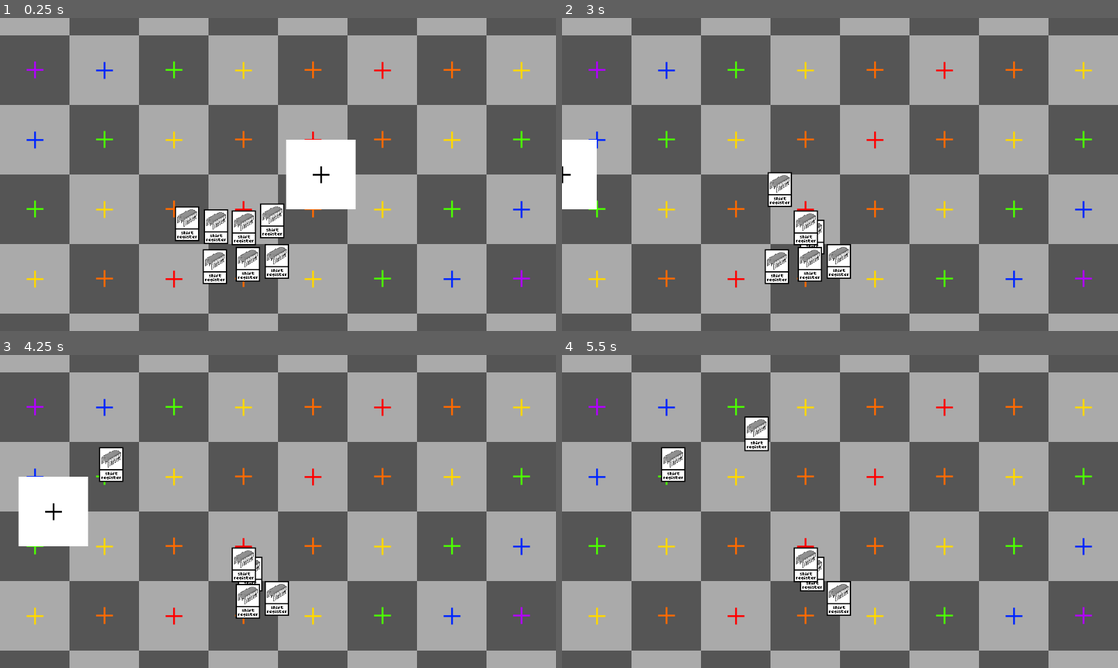
Above: before the commit, frames 1-4 (two rows, left to right).
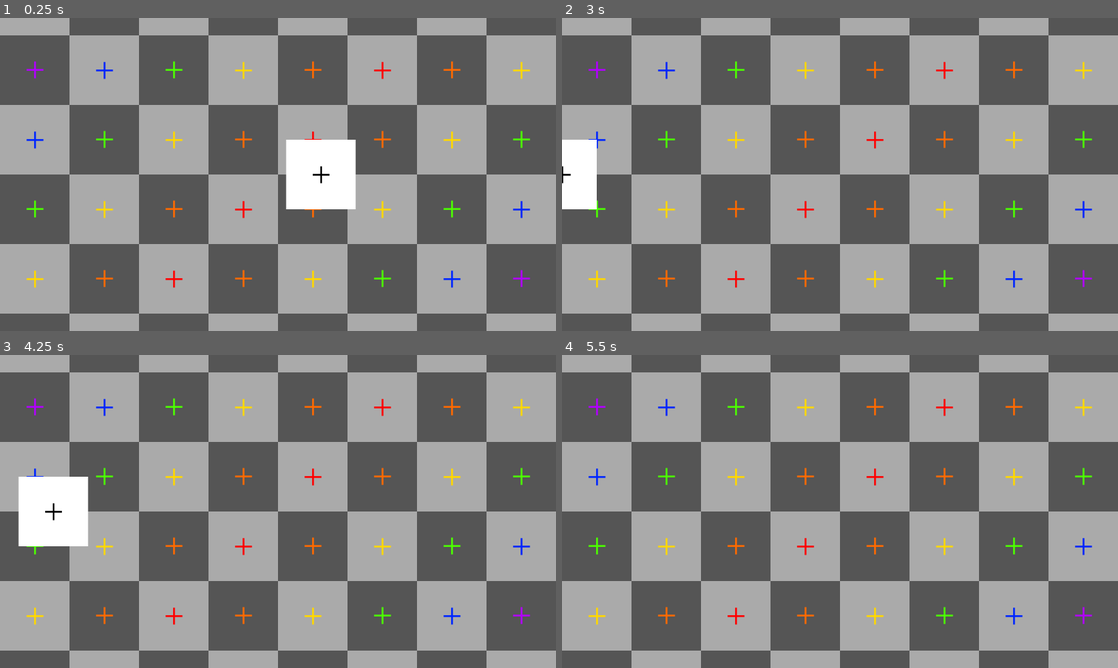
Above: after the commit, the same moments.

Repository: NobleMetalLabs/the-genesis-gambit
Game: Godot game, scene res://scn/tests/test.tscn
Same seed, same stepped clock (60 frames per second), same inputs: the game is played once before the commit and once after it.
Inputs (mouse positions are in pixels of both pictures, inside the frame that each line leads up to):
- Up to frame 1 (0.25 s): no input
- Up to frame 2 (3 s): tap Enter at 0.5 s; drag from (751, 224) to (840, 262) at 0.52 s; drag from (778, 227) to (812, 237) at 1.27 s; tap Space at 2 s; move the mouse to (806, 227) at 2.02 s; tap Ctrl at 2.1 s; click (806, 227) at 2.17 s; drag from (834, 221) to (673, 127) at 2.77 s
- Up to frame 3 (4.25 s): drag from (216, 602) to (111, 464) at 3.52 s
- Up to frame 4 (5.5 s): drag from (812, 602) to (756, 433) at 4.27 s; move the mouse to (840, 599) at 5.02 s; hold Shift from 5.03 s (still down); click (840, 599) at 5.17 s

The runs differ from the first frame. In frame 1, 3.2% of the frame differs, in the area x 31-52%, y 59-86%; in frame 2, 2.4%; in frame 3, 2.0%; in frame 4, 2.1%.
Error before the commit: Invalid assignment of property or key 'texture' with value of type 'Nil' on a base object of type 'Nil'. (res://src/CardInstance.gd:23)

Commit message:
Refine GDScript settings and fix existing scripts

Diff:
--- a/project.godot
+++ b/project.godot
@@ -19,7 +19,6 @@
 [debug]
 
 gdscript/warnings/untyped_declaration=2
-gdscript/warnings/return_value_discarded=1
 gdscript/warnings/integer_division=0
 
 [display]
--- a/scn/tests/Thing.gd
+++ b/scn/tests/Thing.gd
@@ -1,8 +1,8 @@
 extends Sprite2D
 
 # Called when the node enters the scene tree for the first time.
-func _ready():
-	var tween = get_tree().create_tween()
+func _ready() -> void:
+	var tween : Tween = get_tree().create_tween()
 	tween.set_ease(Tween.EASE_IN_OUT).set_trans(Tween.TRANS_SINE)
 	tween.tween_property(self, "position:x", -100, 2)
 	tween.tween_property(self, "position:x", 100, 2)
--- a/src/CardInstance.gd
+++ b/src/CardInstance.gd
@@ -1,17 +1,16 @@
 class_name CardInstance
 extends Node
 
-@export var data : CardMetadata :
-	set(value): set_data(value)
+@export var data : CardMetadata
 
-@onready var area = $Area2D
-@onready var sprite = $Sprite2D
+@onready var area : Area2D = $Area2D
+@onready var sprite : Sprite2D = $Sprite2D
 var dragging : bool = false
 var dragging_offset : Vector2 = Vector2.ZERO
 
-func _ready():
+func _ready() -> void:
 	area.input_event.connect(
-		func (_viewport, event, _shape_idx):
+		func (_viewport : Viewport, event : InputEvent, _shape_idx : int) -> void:
 			if not event is InputEventMouseButton: return
 			if not event.button_index == MOUSE_BUTTON_LEFT: return
 			if event.pressed: start_drag()
@@ -19,22 +18,19 @@
 			get_viewport().set_input_as_handled()
 	)
 
-func set_data(data : CardMetadata):
 	sprite.texture = data.image
-	# rarity sprite
-	# set stats
 
-func _process(_delta):
+func _process(_delta : float) -> void:
 	if dragging:
 		self.position = get_parent().get_local_mouse_position() + dragging_offset
 		if not Input.is_mouse_button_pressed(MOUSE_BUTTON_LEFT):
 			end_drag()
 
-func start_drag():
+func start_drag() -> void:
 	dragging = true
 	dragging_offset = self.position - get_parent().get_local_mouse_position()
 	print("drag")
 
-func end_drag():
+func end_drag() -> void:
 	dragging = false
 	print("end drag")
--- a/src/GamefieldManager.gd
+++ b/src/GamefieldManager.gd
@@ -1,7 +1,7 @@
 class_name GamefieldManager
 extends Node
 
-@onready var Card = preload("res://scn/objects/CardInstance.tscn")
+@onready var card_scn : PackedScene = preload("res://scn/objects/CardInstance.tscn")
 
 func export_gamefield_state() -> GamefieldState:
 	return null
@@ -9,8 +9,8 @@
 func load_gamefield_state(_state: GamefieldState) -> void:
 	pass
 
-func place_card(player : Player, _data : CardMetadata, position : Vector2) -> void:
-	var new_card = Card.instantiate()
+func place_card(_player : Player, _data : CardMetadata, position : Vector2) -> void:
+	var new_card : CardInstance = card_scn.instantiate()
 	new_card.data = _data
 	new_card.position = position
 	get_parent().get_node("Cards").add_child(new_card, true)
--- a/tst/unit/test_GamefieldManager.gd
+++ b/tst/unit/test_GamefieldManager.gd
@@ -3,31 +3,33 @@
 class TestGamefieldStateHandling:
 	extends GutTest
 
-	var gamefield_scn_res = preload("res://scn/Gamefield.tscn")
-	var gamefield = null
-	func before_each():
+	var gamefield_scn_res : PackedScene = preload("res://scn/Gamefield.tscn")
+	var gamefield : Node2D = null
+
+	func before_each() -> void:
 		gamefield = gamefield_scn_res.instantiate()
 		self.add_child(gamefield)
-	func after_each():
+
+	func after_each() -> void:
 		gamefield.free()
 
-	func test_export_empty():
+	func test_export_empty() -> void:
 		pass
 
 class TestGamefieldCardManipulation:
 	extends GutTest
 
-	func test_place_card():
+	func test_place_card() -> void:
 		pass
 
 class TestGamefieldEventProcessing:
 	extends GutTest
 
-	func test_process_event_single():
+	func test_process_event_single() -> void:
 		pass
 
-	func test_process_event_multiple():
+	func test_process_event_multiple() -> void:
 		pass
 
-	func test_process_event_frozen():
+	func test_process_event_frozen() -> void:
 		pass
